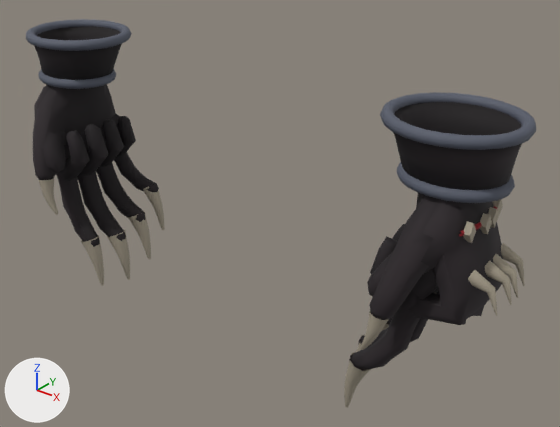
What one commit did to the glTF model assets/models/gear/g_dragonknight_dark.glb.
Both versions are drawn from a 50 mm camera at (0.487, -0.539, 1.157) aimed at (0.043, 0.016, 0.813). Lighting does not change. The marker at lower left points along +X, +Y and +Z. The picture after the commit comes second. Where no turn or scale is listed for an object, it has been applied to the vertices.

The scene before the commit, as lines of its bpy script (objects in view):
```python
ob_arml_gauntlet = bpy.data.objects.new('ArmL_Gauntlet', me_arml_gauntlet)
ob_arml_gauntlet.location = (0.212, 0.016, 1.1359)
ob_arml_handopen = bpy.data.objects.new('ArmL_HandOpen', me_arml_handopen)
ob_arml_handopen.location = (0.212, 0.016, 1.1359)
ob_armr_gauntlet = bpy.data.objects.new('ArmR_Gauntlet', me_armr_gauntlet)
ob_armr_gauntlet.location = (-0.212, 0.016, 1.1359)
# also in view: 'ArmL_Hand' at (0.245, -0.017, 0.861); 'ArmR_Hand' at (-0.245, -0.016, 0.861); 'ArmR_HandOpen' at (-0.211, -0.017, 0.8)
```
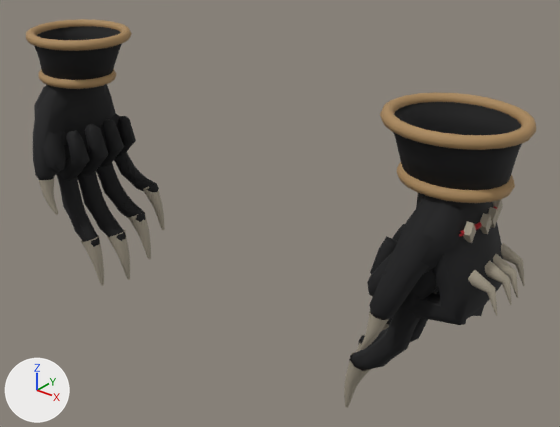
Boxes (x1, y1, x2, y2) around the edits, measured in the pictures (560 x 427 px):
'ArmL_Gauntlet', surface changed (lighter)
    both: (380, 92, 536, 203)
'ArmR_Gauntlet', surface changed (lighter)
    both: (26, 19, 132, 89)

Patch to the scene script:
```diff
--- a/assets/models/gear/g_dragonknight_dark.glb.py
+++ b/assets/models/gear/g_dragonknight_dark.glb.py
@@ mat_drk_dark_gold @@
 n2 = _N.new('ShaderNodeMix'); n2.name = 'Mix'
 n2.inputs[0].default_value = 1.0  # 'Factor'
-n2.inputs[7].default_value = (0.0908, 0.102, 0.138, 1.0)  # 'B', greyish blue #555a68
+n2.inputs[7].default_value = (0.397, 0.242, 0.102, 1.0)  # 'B', brown #a9875a
 n3 = _N.new('ShaderNodeVertexColor'); n3.name = 'Color Attribute'
```
